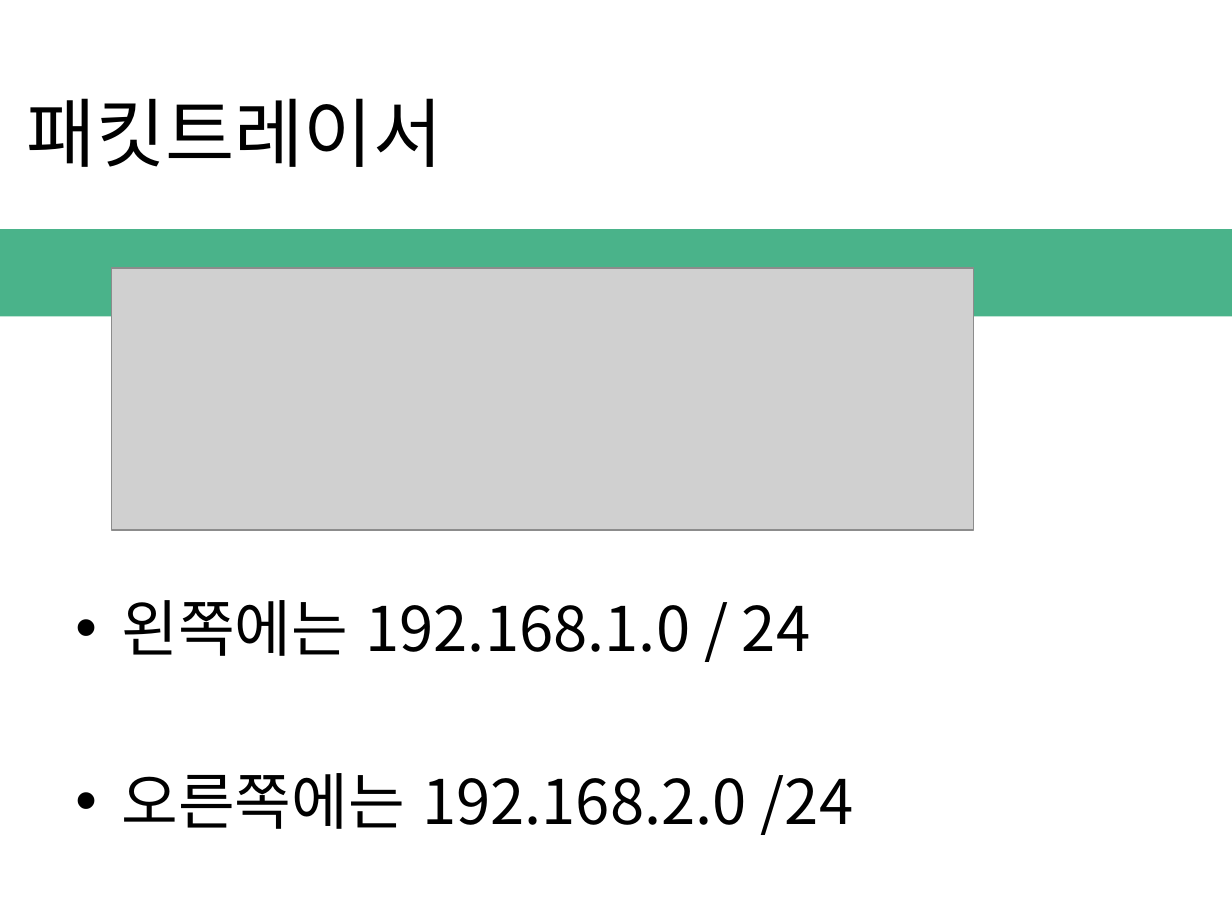
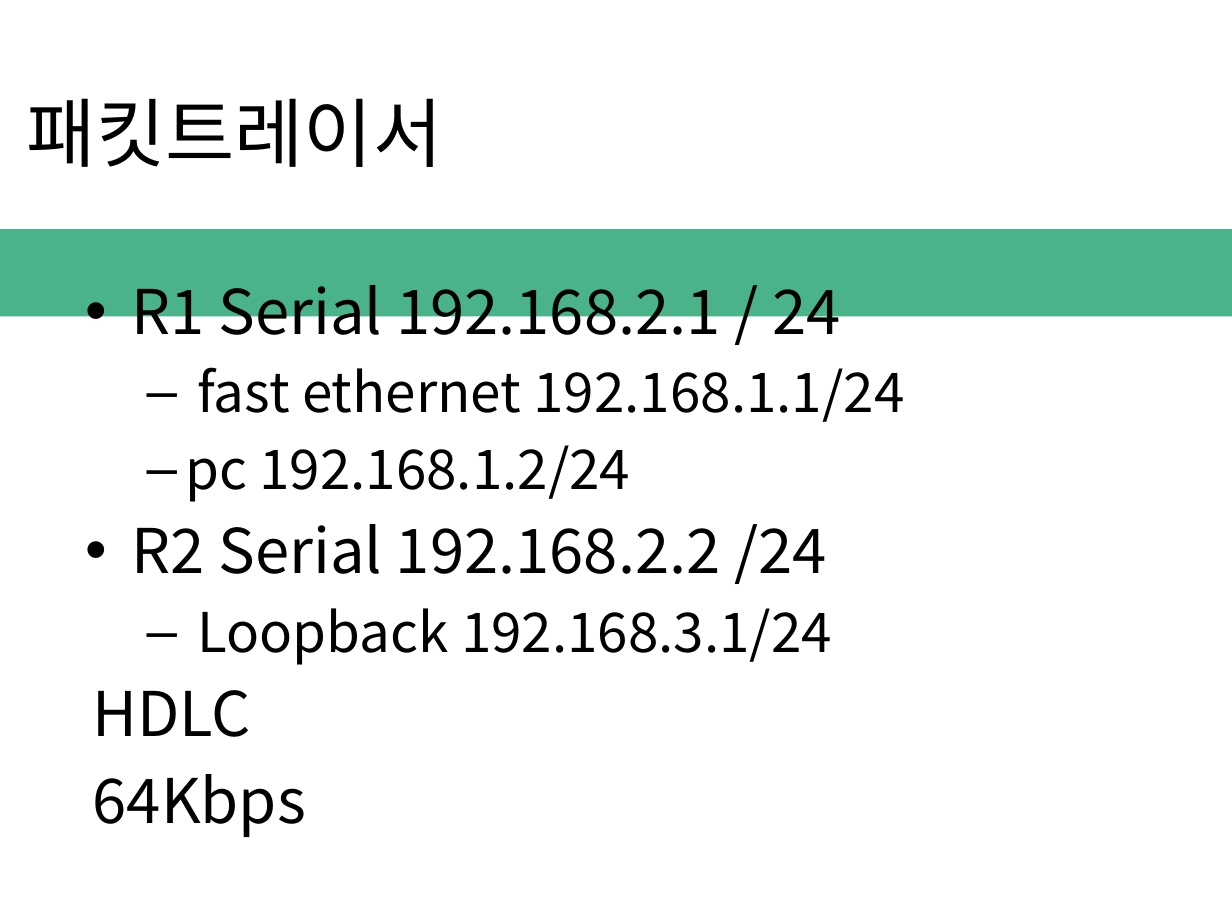
Before and after one commit to ExploitSori/Network_Basic, a slide deck: slide 18 of network interface.pptx. Drawn at 1232x924 pixels with LibreOffice and Linux fonts; fonts in the diff are those of the drawing; grey boxes stand for pictures; background and template pictures are left out. Boxes give left, top, right and bottom in pixels: in the first picture for what was removed or moved away, otherwise in the second. Text is boxed around its words. In the diff, an @@ line names an element or a change of style, - is before the commit and + after.

```diff
--- a/network interface.pptx
+++ b/network interface.pptx
@@ picture removed at [112,269,975,531] @@
@@ text at [93,285,905,837]: text changed; size 36 to 32 pt @@
-• 왼쪽에는 192.168.1.0 / 24
-• 오른쪽에는 192.168.2.0 /24
+• R1 Serial 192.168.2.1 / 24
+  – fast ethernet 192.168.1.1/24
+  – pc 192.168.1.2/24
+• R2 Serial 192.168.2.2 /24
+  – Loopback 192.168.3.1/24
+HDLC
+64Kbps
```
Also in this commit, not shown: 3 other slides changed, 7 slides added.
